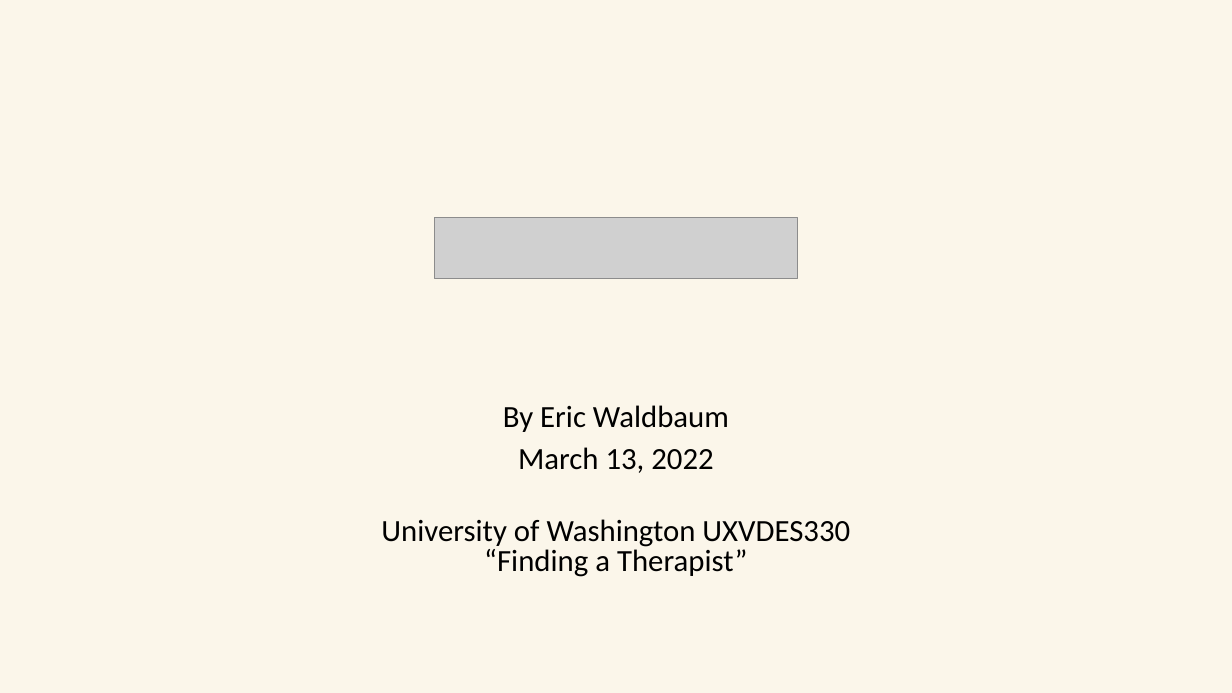
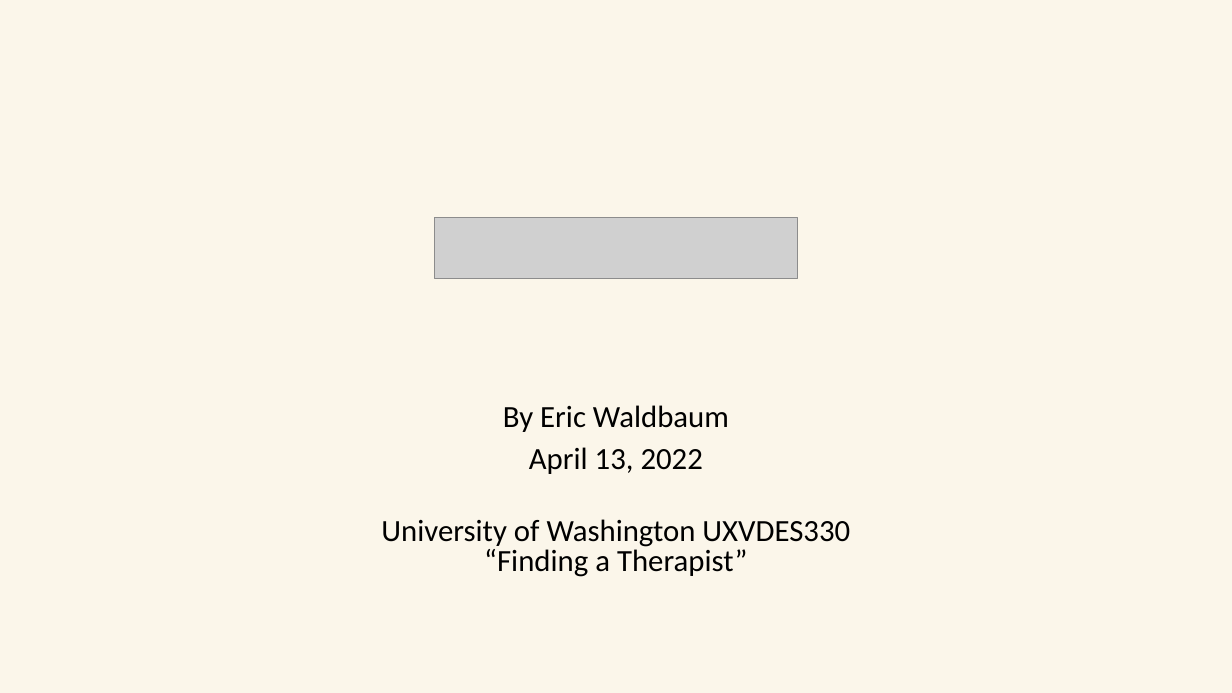
Before and after one commit to Ooric007/ooric007.github.io, a slide deck: slide 1 of media/TherapistFinder_finalPresentation_ericwa.pptx. Drawn at 1232x693 pixels with LibreOffice and Linux fonts; fonts in the diff are those of the drawing; grey boxes stand for pictures. Boxes give left, top, right and bottom in pixels: in the first picture for what was removed or moved away, otherwise in the second. Text is boxed around its words. In the diff, an @@ line names an element or a change of style, - is before the commit and + after.

Commit message:
Fix typo for education cert and pptx, use more character encoding for safer cross-browser compat

```diff
--- a/media/TherapistFinder_finalPresentation_ericwa.pptx
+++ b/media/TherapistFinder_finalPresentation_ericwa.pptx
@@ subtitle at (529, 447, 703, 474): text changed @@
-March 13, 2022
+April 13, 2022
```
Also in this commit, not shown: 3 other files.
